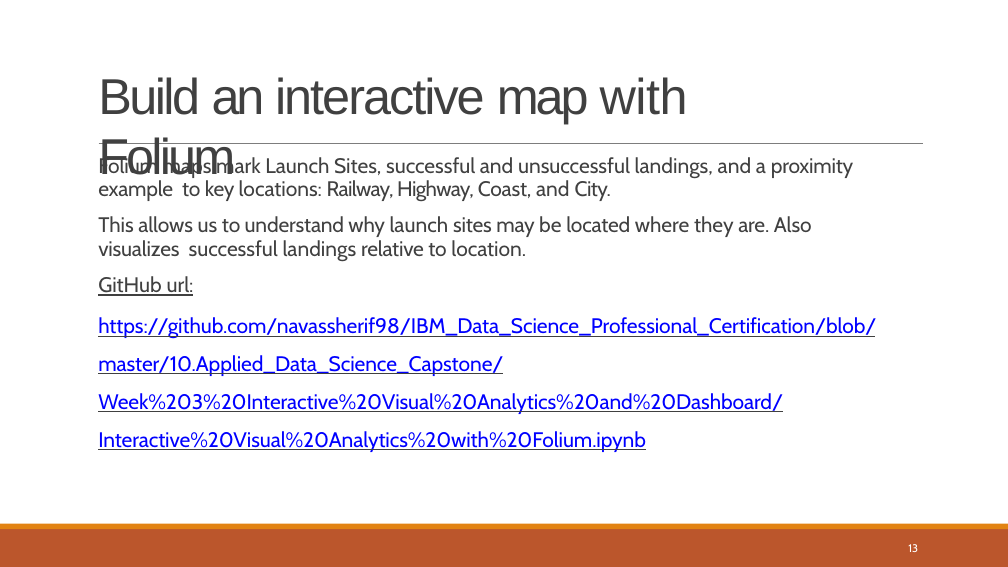
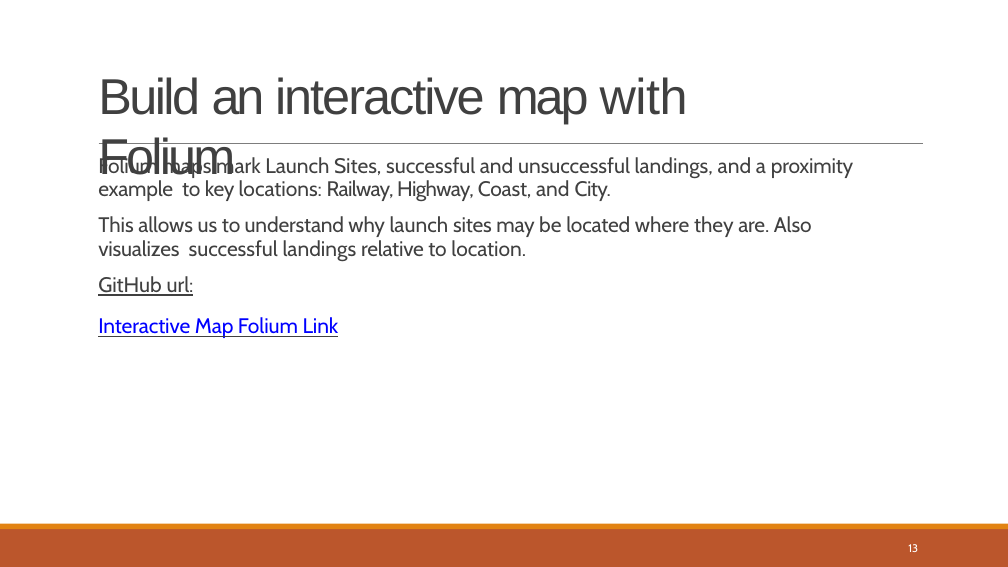
Before and after one commit to Ilhamshuu/Launch-Rocket-Prediction-IBMDataScience, a slide deck: slide 13 of Final_Project_PPT.pptx. Drawn at 1008x567 pixels with LibreOffice and Linux fonts; fonts in the diff are those of the drawing. Boxes give left, top, right and bottom in pixels: in the first picture for what was removed or moved away, otherwise in the second. Text is boxed around its words. In the diff, an @@ line names an element or a change of style, - is before the commit and + after.

```diff
--- a/Final_Project_PPT.pptx
+++ b/Final_Project_PPT.pptx
@@ text at bbox=[98, 317, 339, 338]: text changed @@
-https://github.com/navassherif98/IBM_Data_Science_Professional_Certification/blob/master/10.Applied_Data_Science_Capstone/Week%203%20Interactive%20Visual%20Analytics%20and%20Dashboard/Interactive%20Visual%20Analytics%20with%20Folium.ipynb
+Interactive Map Folium Link
```
Also in this commit, not shown: 8 other slides changed.
